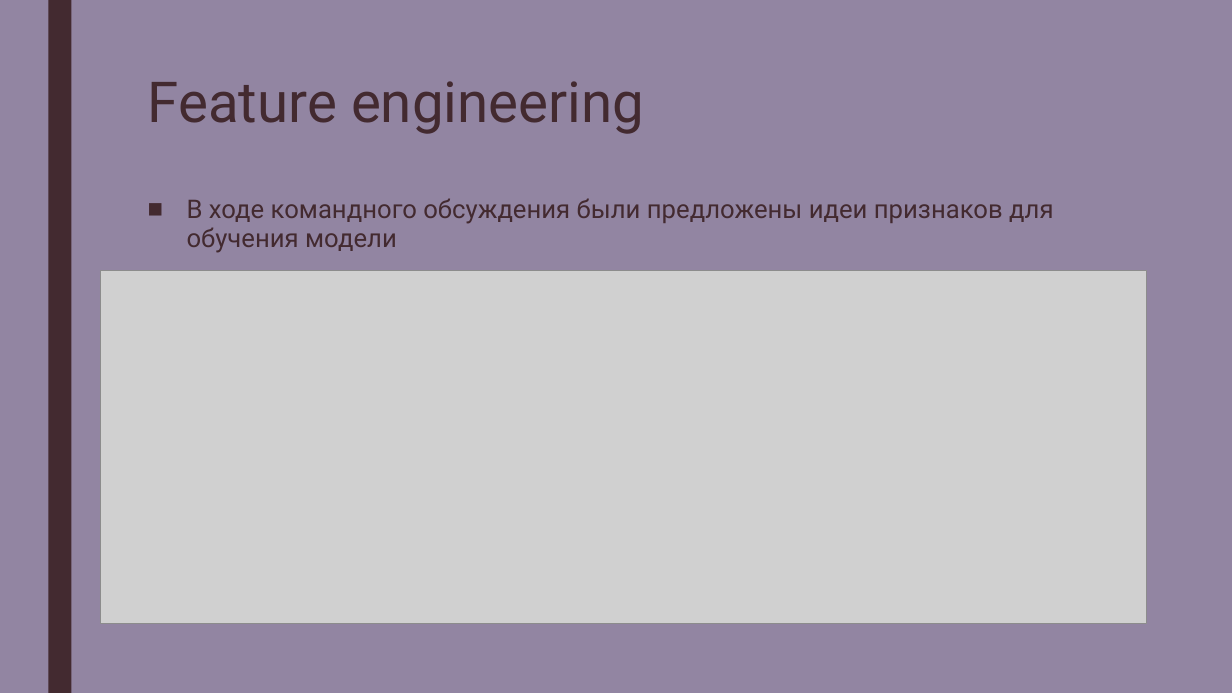
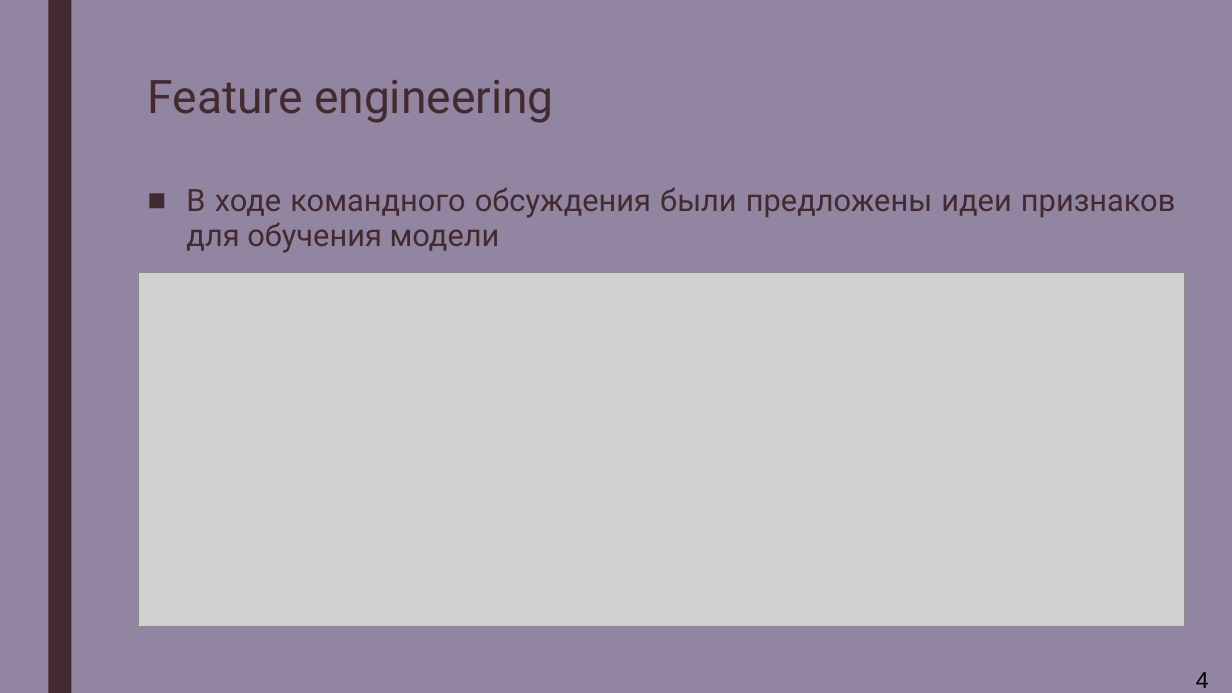
Before and after one commit to zumvanrin/DM_team_RIIID, a slide deck: slide 4 of Riid.pptx (slide 5 before the commit). Drawn at 1232x693 pixels with LibreOffice and Linux fonts; fonts in the diff are those of the drawing; grey boxes stand for pictures. Boxes give left, top, right and bottom in pixels: in the first picture for what was removed or moved away, otherwise in the second. Text is boxed around its words. In the diff, an @@ line names an element or a change of style, - is before the commit and + after.

```diff
--- a/Riid.pptx
+++ b/Riid.pptx
@@ text "Feature engineering" at (148, 80, 554, 123): size 44 to 36 pt @@
@@ text "В ходе командного обсуждения были ...": place and size @@
-text "В ходе командного обсуждения были ..." at (187, 198, 1053, 253)
+text "В ходе командного обсуждения были ..." at (186, 187, 1175, 253)
@@ text "В ходе командного обсуждения были ..." at (186, 187, 1175, 253): size 20 to 24 pt; alignment left to justified @@
@@ picture: place and size @@
-picture at (101, 271, 1147, 624)
+picture at (139, 273, 1185, 626)
@@ text added at (1196, 672, 1209, 688), 18 pt, text #000000 @@
+4
```
Also in this commit, not shown: 7 other slides changed, 5 slides added, 5 slides removed.
